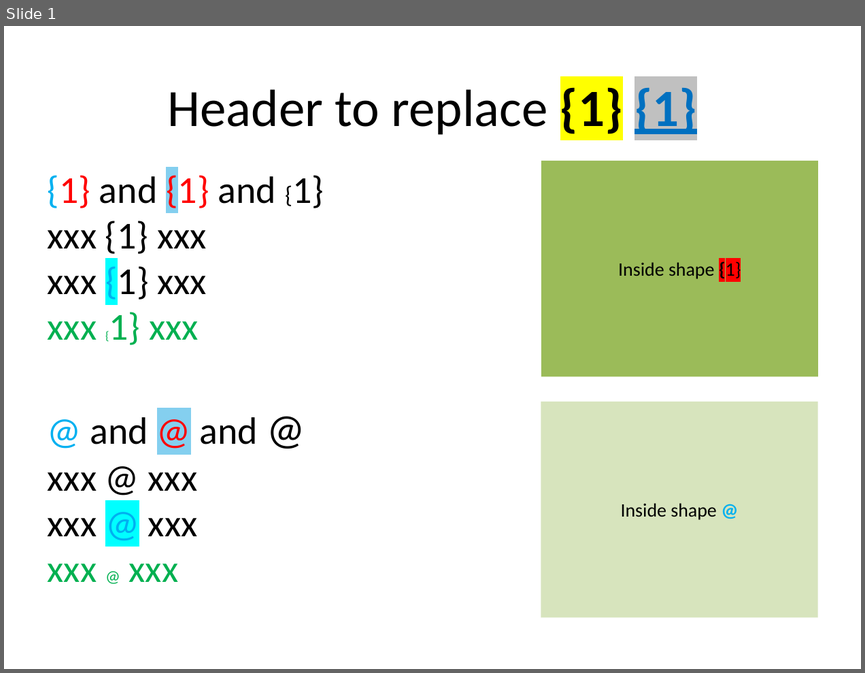
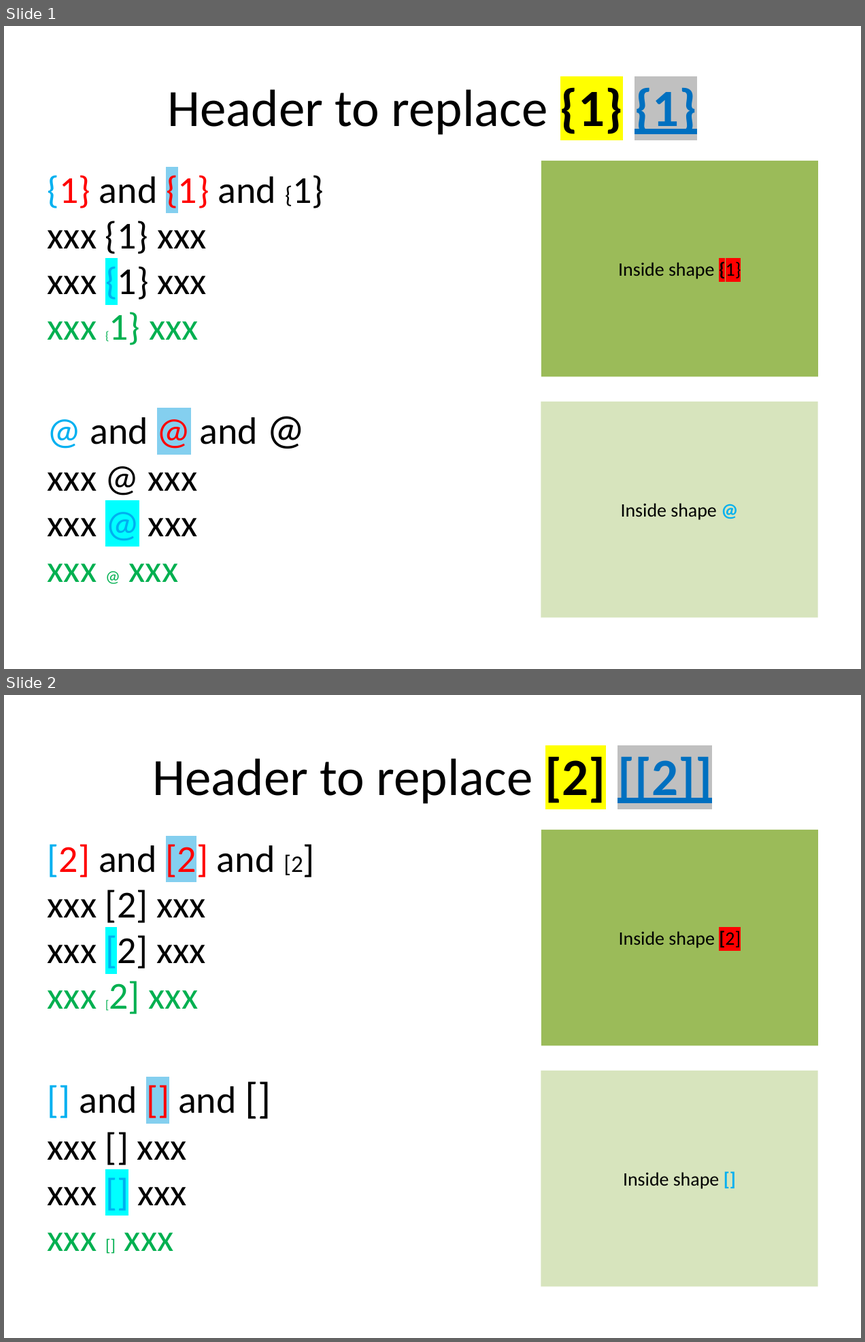
Before and after one commit to markheckmann/officer.pptx, a slide deck: inst/ext/pptx/text_replace.pptx. Shown one above the other, each under a label of ours: slide 1 before the commit, slides 1 and 2 after it. The pictures are 865x673 and 865x1342 pixels, drawn with LibreOffice and Linux fonts; fonts in the diff are those of the drawing. Boxes give left, top, right and bottom in pixels: in the first picture for what was removed or moved away, otherwise in the second. Text is boxed around its words. In the diff, an @@ line names an element or a change of style, - is before the commit and + after.

Commit message:
docs: add before/after thumbnails and use @/{} placeholders in vignette
- Update example pptx to include both slides (slide 1: {1}/@, slide 2: [2]/[])
- Add before/after PNG thumbnails showing format preservation
- Use standard @/{} placeholders in vignette examples
- Add multi-slide tests covering both slides
- Update example script to match

```diff
--- a/inst/ext/pptx/text_replace.pptx
+++ b/inst/ext/pptx/text_replace.pptx
@@ slide 2 added at [4, 695, 861, 1338], background #FFFFFF @@
@@ title added at [153, 756, 712, 804], 44 pt, text #000000 @@
+Header to replace [2] [[2]]
@@ rectangle added at [541, 830, 818, 1045], fill #9BBB59, 16 pt, text #000000 @@
+Inside shape [2]
@@ text added at [48, 840, 303, 1205], 32 pt, text #000000 @@
+[2] and [2] and [2]
+xxx [2] xxx
+xxx [2] xxx
+xxx [2] xxx
+[] and [] and []
+xxx [] xxx
+xxx [] xxx
+xxx [] xxx
@@ rectangle added at [541, 1070, 817, 1286], fill #D7E4BD, 16 pt, text #000000 @@
+Inside shape []
```
Also in this commit, not shown: 5 other files.
